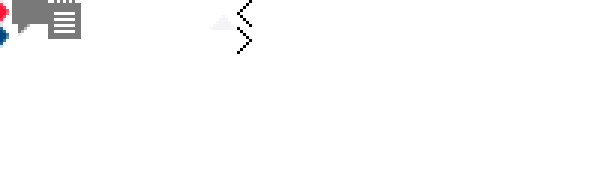
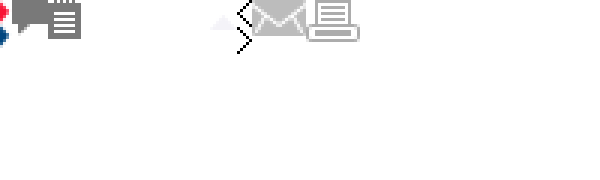
Layer changes from the first 600 x 180 image to the second:
added layer "Layer 12" above "Layer 11" over [306, 0, 360, 42]
added layer "Layer 11" above "Layer 10" over [252, 0, 306, 36]
